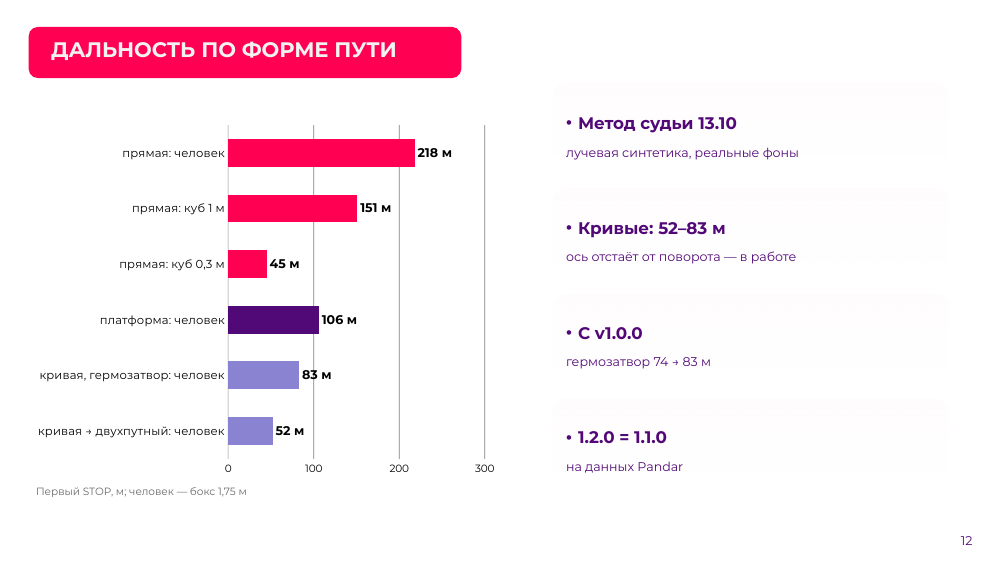
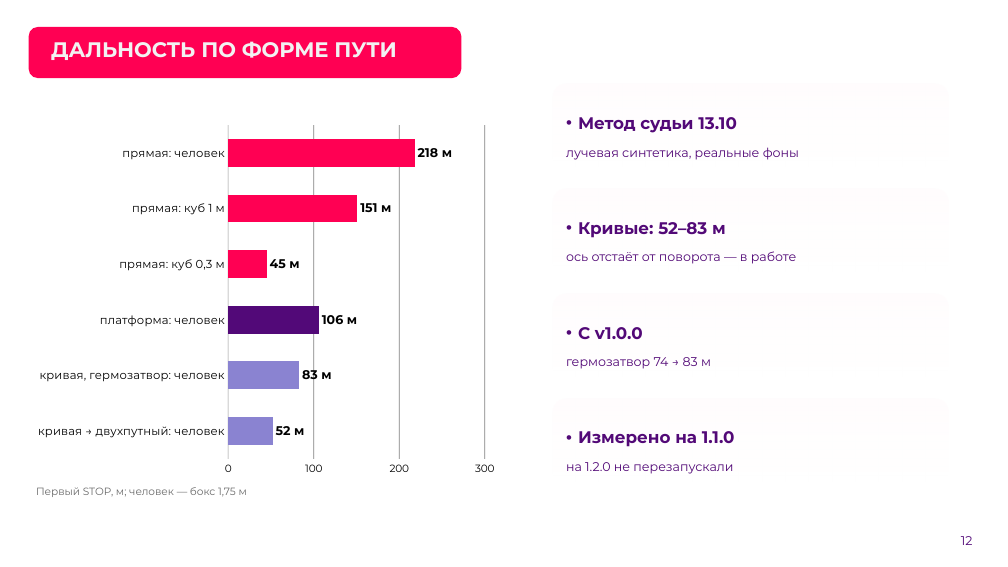
Before and after one commit to pmixay/ReSense, a slide deck: slide 12 of docs/presentation/ReSense_LCT2026.pptx. Drawn at 1008x567 pixels with LibreOffice and Linux fonts; fonts in the diff are those of the drawing; background and template pictures are left out. Boxes give left, top, right and bottom in pixels: in the first picture for what was removed or moved away, otherwise in the second. Text is boxed around its words. In the diff, an @@ line names an element or a change of style, - is before the commit and + after.

```diff
--- a/docs/presentation/ReSense_LCT2026.pptx
+++ b/docs/presentation/ReSense_LCT2026.pptx
@@ text at <box>578,431,735,447</box>: text changed @@
-• 1.2.0 = 1.1.0
+• Измерено на 1.1.0
@@ text at <box>566,462,733,474</box>: text changed @@
-на данных Pandar
+на 1.2.0 не перезапускали
```
Also in this commit, not shown: 9 other slides changed, 8 other files.
